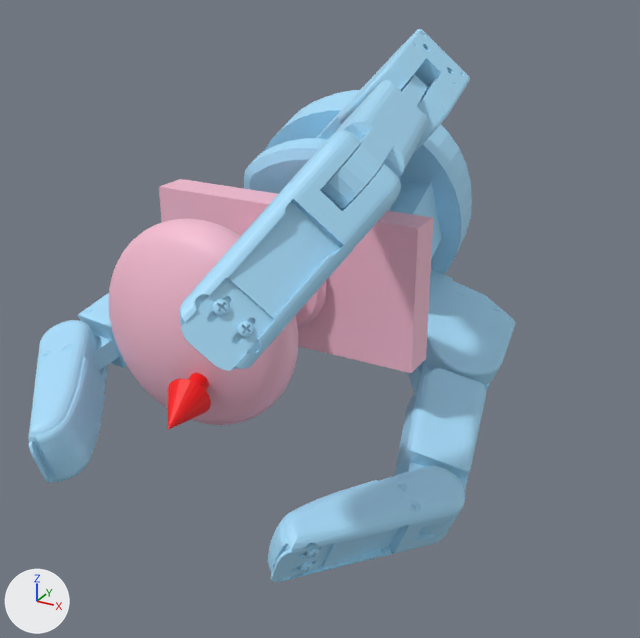
An edit to the glTF model static/assets/cond/Barrett/contactdb+door_knob/1.glb, drawn before and after from the same camera.
Rendered twice from a 50 mm lens placed at (0.15, -0.23, 0.109), pointed at (0.018, 0.01, -0.011). Every picture has the same lights, and +X, +Y and +Z are marked at lower left. Where no turn or scale is listed for an object, it has been applied to the vertices. Vertices at the same position are counted once.

Names of what the first picture shows: 'door_knob.stl', 'geometry_1', 'geometry_2'.
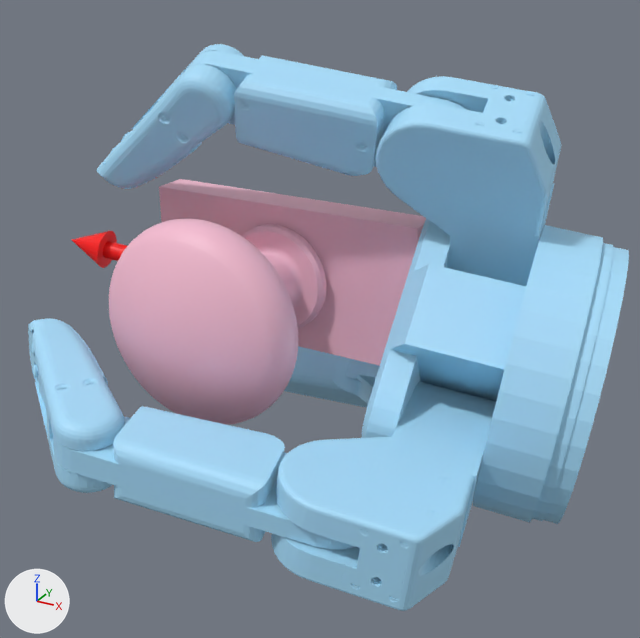
Pixel boxes (x1, y1, x2, y2) of what changed, in the pictures (640 x 638 px; the box of a moved part takes in the faces that stretch with it):
'geometry_1', reshaped (23% wider)
    before: (28, 29, 515, 582)
    after: (28, 44, 629, 611)
'geometry_2', reshaped
    before: (168, 373, 211, 430)
    after: (72, 231, 127, 268)
part 1 of me_geometry_1, moved or reshaped
    before: (244, 90, 472, 275)
    after: (361, 219, 629, 524)
part 2 of me_geometry_1, moved or reshaped
    before: (407, 269, 515, 391)
    after: (271, 381, 496, 611)
part 3 of me_geometry_1, moved or reshaped
    before: (320, 74, 429, 210)
    after: (53, 406, 355, 550)
part 4 of me_geometry_1, moved or reshaped
    before: (28, 320, 108, 483)
    after: (28, 318, 124, 493)
part 5 of me_geometry_1, moved or reshaped
    before: (316, 29, 470, 152)
    after: (376, 76, 561, 286)
part 6 of me_geometry_1, added (blue)
    after: (187, 51, 467, 176)
part 7 of me_geometry_1, moved or reshaped
    before: (179, 130, 401, 371)
    after: (96, 44, 244, 189)
part 8 of me_geometry_1, deleted (blue)
    before: (268, 466, 465, 582)
part 9 of me_geometry_1, built on
    before: (78, 293, 487, 535)
    after: (284, 346, 379, 408)

Edits to the bpy script that builds the scene:
```text
Change me_geometry_1:
    used by ob_geometry_1; location = (0.0, 0.0, 0.0)
    remove me_geometry_1.from_pydata(...)  # 8695 vertices, 17330 faces; spans x -0.076..0.076, y -0.075..0.117, z -0.077..0.079
    add me_geometry_1.from_pydata(...)  # 8694 vertices, 17330 faces; spans x -0.079..0.116, y -0.084..0.063, z -0.067..0.077
    me_geometry_1 part 1: the loose piece of 347 vertices spanning x -0.052..0.038, y 0.037..0.117, z -0.048..0.051 is multiplied about its middle by the matrix ((0.098, 0.97, 0.223), (-0.791, -0.061, 0.609), (0.604, -0.236, 0.761)), then moved by (0.084, -0.063, -0.017)
    me_geometry_1 part 2: the loose piece of 925 vertices spanning x -0.015..0.065, y 0.048..0.099, z -0.062..-0.009 is multiplied about its middle by the matrix ((0.09, 0.953, 0.289), (-0.939, -0.015, 0.342), (0.331, -0.302, 0.894)), then moved by (0.042, -0.108, 0.003)
    me_geometry_1 part 3: the loose piece of 449 vertices spanning x 0.015..0.058, y -0.039..0.051, z 0.036..0.07 is multiplied about its middle by the matrix ((-0.187, 0.92, 0.344), (-0.687, 0.128, -0.715), (-0.702, -0.371, 0.608)), then moved by (-0.01, -0.072, -0.078)
    me_geometry_1 part 4: the loose piece of 1647 vertices spanning x -0.076..-0.029, y -0.072..-0.01, z -0.05..-0.019 is multiplied about its middle by the matrix ((-0.019, 0.993, 0.114), (0.987, 0.0, 0.161), (0.16, 0.115, -0.98)), then moved by (0.023, -0.021, 0.015)
    me_geometry_1 part 5: the loose piece of 925 vertices spanning x -0.021..0.049, y 0.022..0.083, z 0.01..0.079 is multiplied about its middle by the matrix ((0.093, 0.956, 0.277), (-0.918, -0.026, 0.396), (0.386, -0.291, 0.875)), then moved by (0.052, -0.034, -0.011)
    me_geometry_1 part 6: the loose piece of 449 vertices spanning x 0.015..0.058, y -0.039..0.051, z 0.036..0.07 is copied, and the copy is multiplied about its middle by the matrix ((-0.008, 0.983, 0.182), (-0.927, -0.076, 0.369), (0.376, -0.165, 0.912)), then moved by (-0.012, -0.002, 0.006); it spans x -0.02..0.07, y -0.016..0.022, z 0.04..0.076
    me_geometry_1 part 7: the loose piece of 1647 vertices spanning x 0.02..0.061, y -0.075..-0.018, z 0.008..0.062 is multiplied about its middle by the matrix ((0.002, 0.982, 0.191), (-0.926, -0.07, 0.371), (0.378, -0.178, 0.909)), then moved by (-0.071, 0.044, 0.018)
    me_geometry_1 part 8: the loose piece of 1647 vertices spanning x 0.029..0.076, y -0.054..0.01, z -0.077..-0.049 is deleted
    me_geometry_1 part 9: 2 vertices moved within x -0.066..0.04, y 0.029..0.048, z -0.055..-0.022; 895 vertices removed from x -0.076..0.075, y -0.031..0.078, z -0.075..0.0; 2093 vertices added at x -0.079..0.051, y 0.013..0.061, z -0.067..-0.021
Change me_geometry_2:
    where me_geometry_2.from_pydata(...)  # 75 vertices, 144 faces; spans x -0.0029..0.017, y -0.0671..0.0009, z -0.0184..0.0029
    used by ob_geometry_2; location = (0.0, 0.0, 0.0)
    me_geometry_2 part 10: the whole mesh is multiplied about the mesh origin by the matrix ((0.035, 0.944, 0.328), (-0.986, -0.021, 0.168), (0.165, -0.329, 0.93))
```
